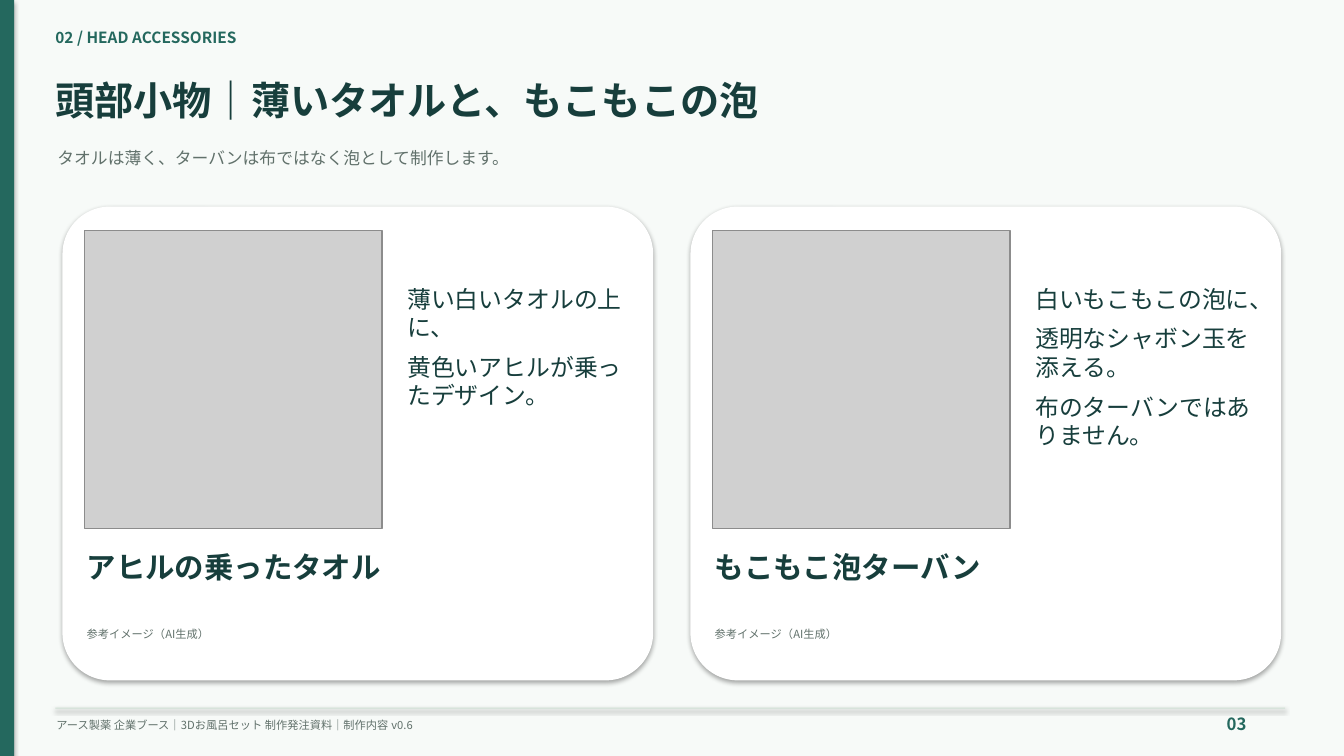
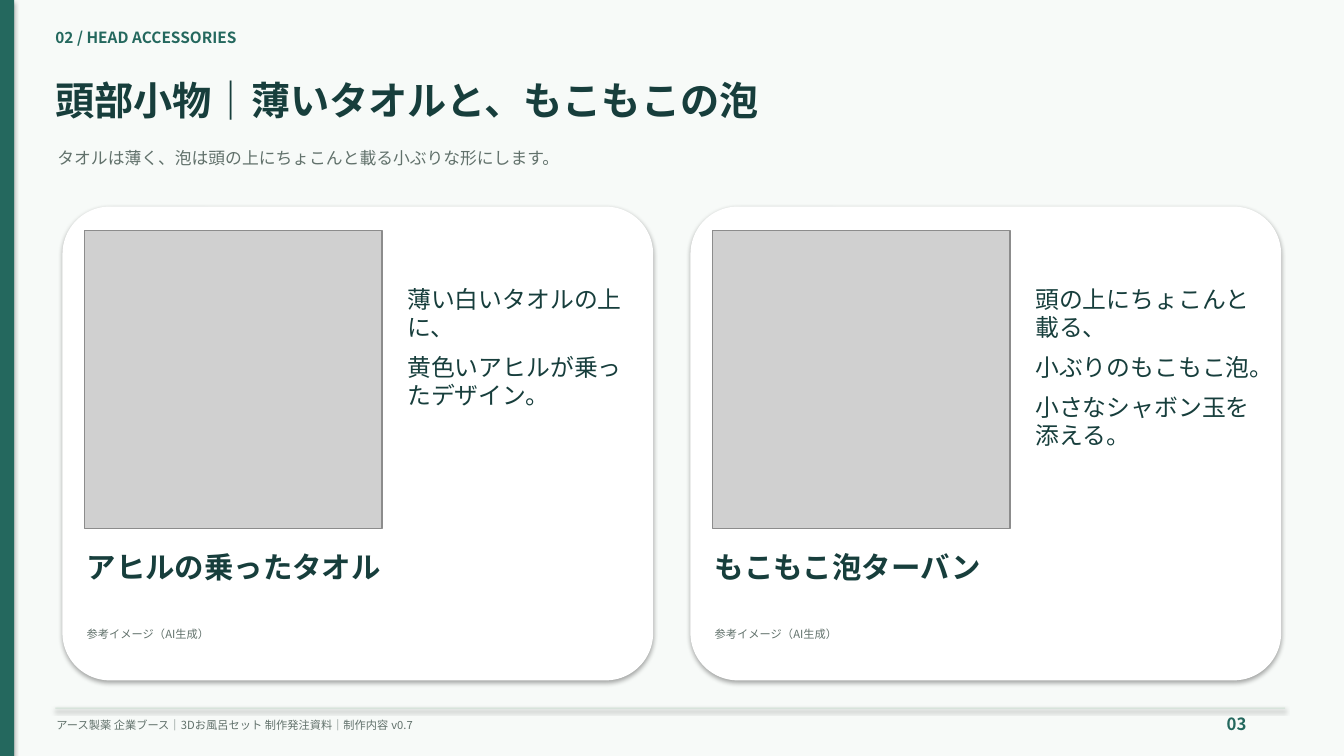
Before and after one commit to morishihikky/cordex, a slide deck: slide 3 of documents/slides/bath-set-production-slides.pptx. Drawn at 1344x756 pixels with LibreOffice and Linux fonts; fonts in the diff are those of the drawing; grey boxes stand for pictures. Boxes give left, top, right and bottom in pixels: in the first picture for what was removed or moved away, otherwise in the second. Text is boxed around its words. In the diff, an @@ line names an element or a change of style, - is before the commit and + after.

```diff
--- a/documents/slides/bath-set-production-slides.pptx
+++ b/documents/slides/bath-set-production-slides.pptx
@@ text at (57, 150, 559, 166): text changed @@
-タオルは薄く、ターバンは布ではなく泡として制作します。
+タオルは薄く、泡は頭の上にちょこんと載る小ぶりな形にします。
@@ text at (1035, 288, 1273, 446): text changed @@
-白いもこもこの泡に、
-透明なシャボン玉を添える。
-布のターバンではありません。
+頭の上にちょこんと載る、
+小ぶりのもこもこ泡。
+小さなシャボン玉を添える。
@@ text at (56, 719, 412, 730): text changed @@
-アース製薬 企業ブース｜3Dお風呂セット 制作発注資料｜制作内容 v0.6
+アース製薬 企業ブース｜3Dお風呂セット 制作発注資料｜制作内容 v0.7
```
Also in this commit, not shown: 7 other slides changed, 12 other files.
